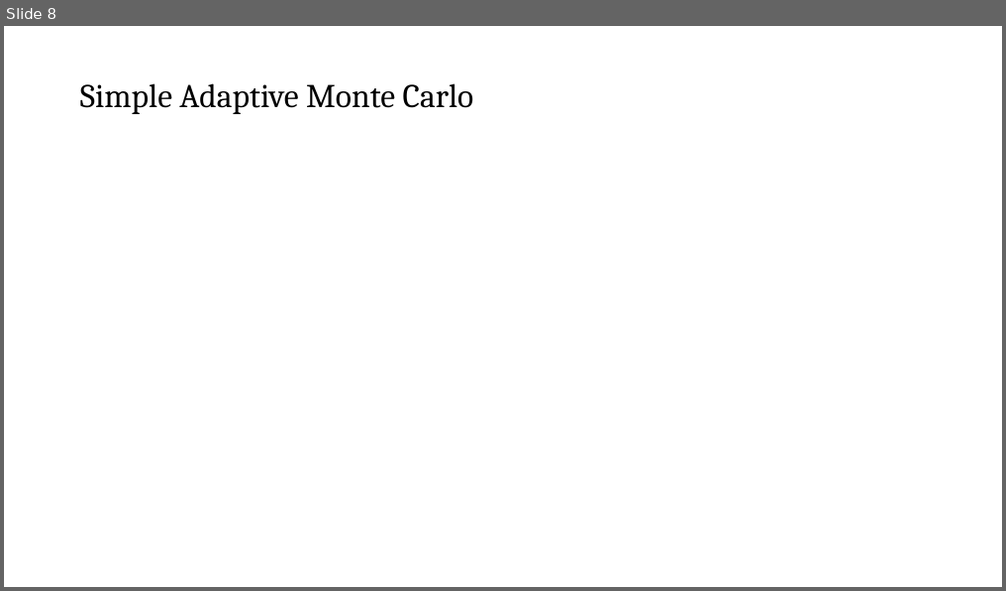
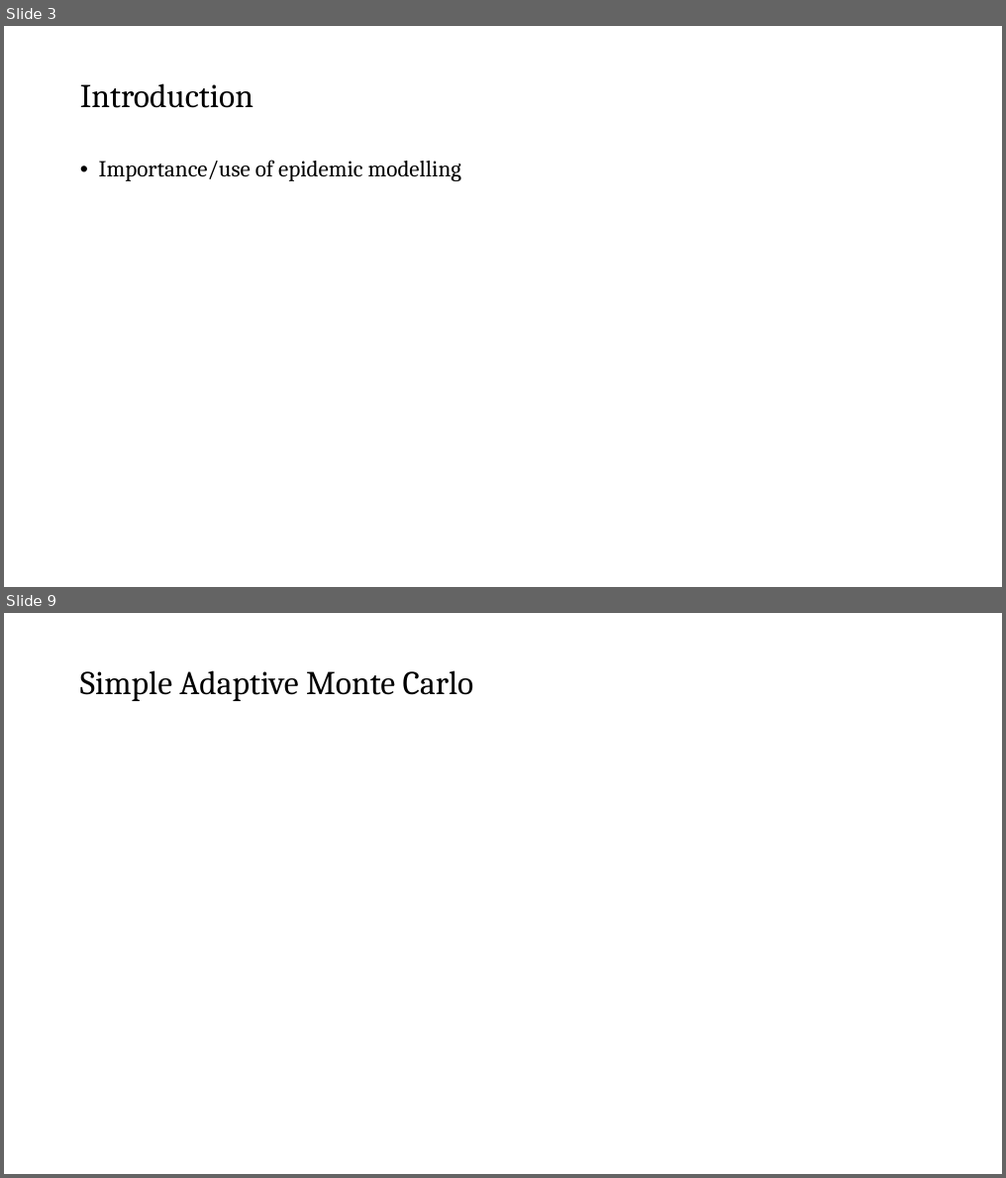
Before and after one commit to hanmacrad2/epidemic_modelling, a slide deck: Mathematical_Models/cdt_presentation_thurs_july_8th.pptx. Shown one above the other, each under a label of ours: slide 8 before the commit, slides 3 and 9 after it; the slides between them are not shown. The pictures are 1006x591 and 1006x1178 pixels, drawn with LibreOffice and Linux fonts; fonts in the diff are those of the drawing; grey boxes stand for pictures. Boxes give left, top, right and bottom in pixels: in the first picture for what was removed or moved away, otherwise in the second. Text is boxed around its words. In the diff, an @@ line names an element or a change of style, - is before the commit and + after.

```diff
--- a/Mathematical_Models/cdt_presentation_thurs_july_8th.pptx
+++ b/Mathematical_Models/cdt_presentation_thurs_july_8th.pptx
@@ slide 3 added at (x1=4, y1=26, x2=1002, y2=587), background #FFFFFF @@
@@ title added at (x1=80, y1=83, x2=253, y2=108), 32 pt, text #000000 @@
+Introduction
@@ text added at (x1=99, y1=160, x2=461, y2=181), 22 pt, text #000000 @@
+• Importance/use of epidemic modelling
@@ what was slide 8 is now slide 9 @@
```
Also in this commit, not shown: 8 slides changed, 2 other slides added, 2 slides removed, 3 other files.
